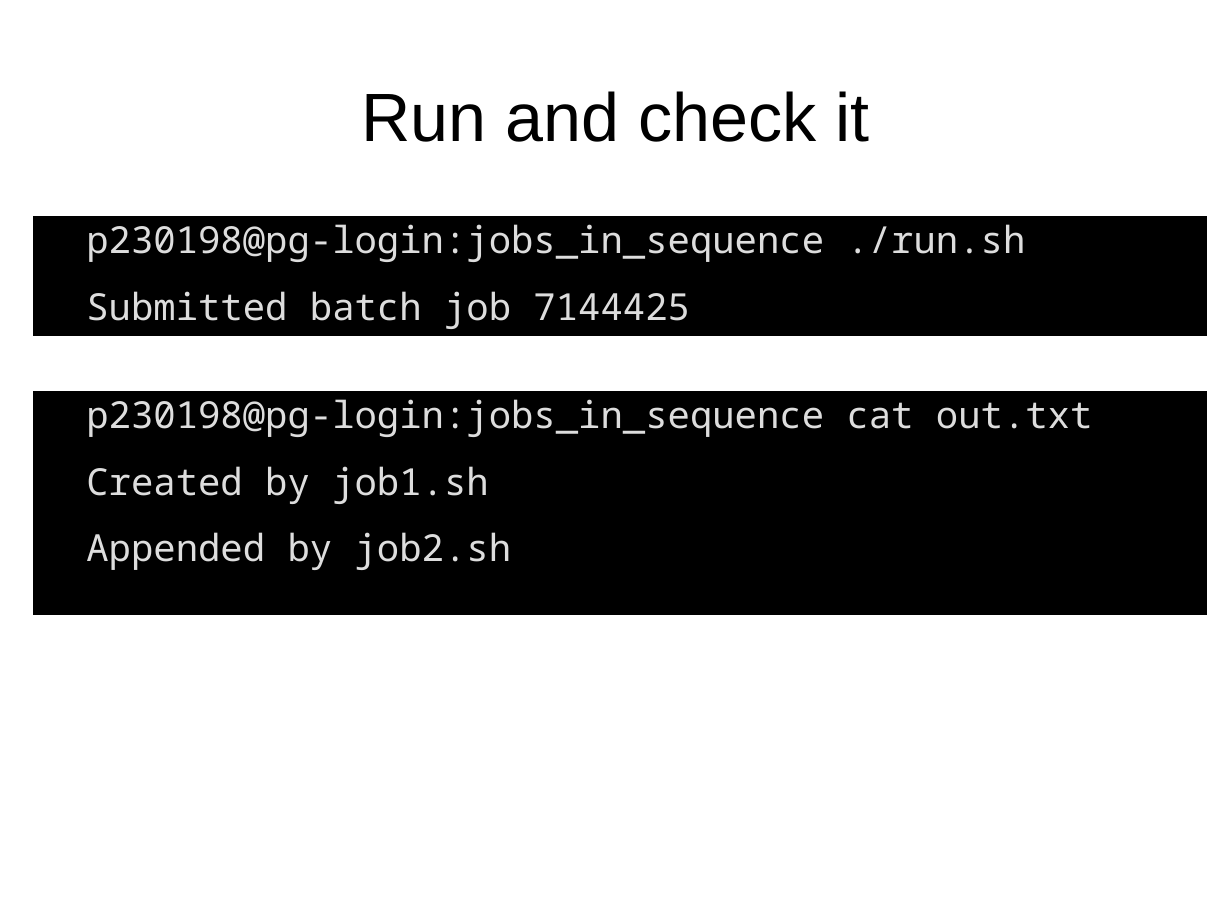
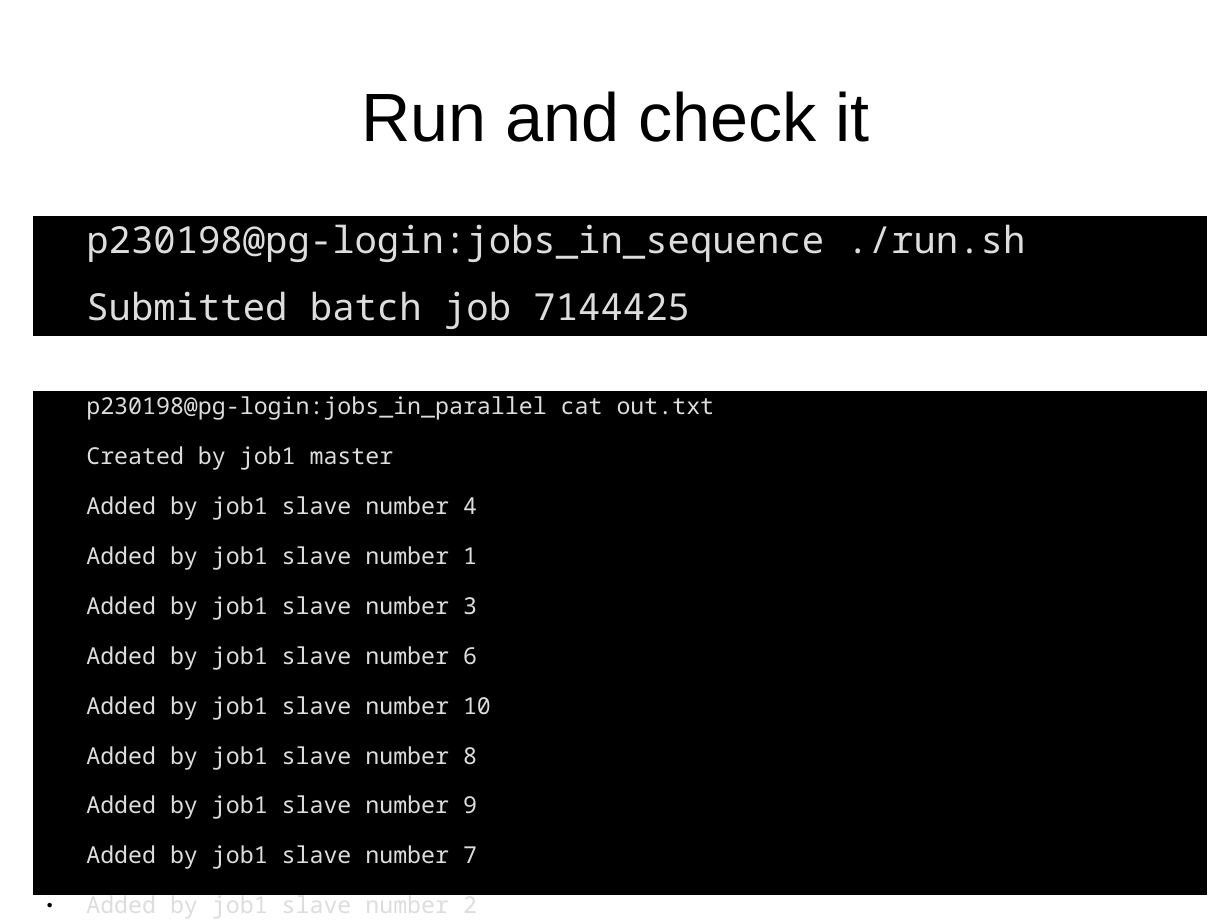
Before and after one commit to richelbilderbeek/peregrine, a slide deck: slide 14 of ParallelComputation.odp. Drawn at 1232x924 pixels with LibreOffice and Linux fonts; fonts in the diff are those of the drawing. Boxes give left, top, right and bottom in pixels: in the first picture for what was removed or moved away, otherwise in the second. Text is boxed around its words. In the diff, an @@ line names an element or a change of style, - is before the commit and + after.

Commit message:
Only three jobs in parallel

```diff
--- a/ParallelComputation.odp
+++ b/ParallelComputation.odp
@@ text "p230198@pg-login:jobs_in_parallel cat out.txt": place and size @@
-text "p230198@pg-login:jobs_in_parallel cat out.txt" at box(34, 391, 1207, 615)
+text "p230198@pg-login:jobs_in_parallel cat out.txt" at box(34, 391, 1207, 894)
@@ text at box(86, 396, 715, 895): text changed; size 24 to 15 pt @@
-p230198@pg-login:jobs_in_sequence cat out.txt
-● Created by job1.sh
-● Appended by job2.sh
+p230198@pg-login:jobs_in_parallel cat out.txt
+● Created by job1 master
+● Added by job1 slave number 4
+● Added by job1 slave number 1
+● Added by job1 slave number 3
+● Added by job1 slave number 6
+● Added by job1 slave number 10
+● Added by job1 slave number 8
+● Added by job1 slave number 9
+● Added by job1 slave number 7
+● Added by job1 slave number 2
+● Added by job1 slave number 5
+● Appended by job2
```
Also in this commit, not shown: 1 other file.
